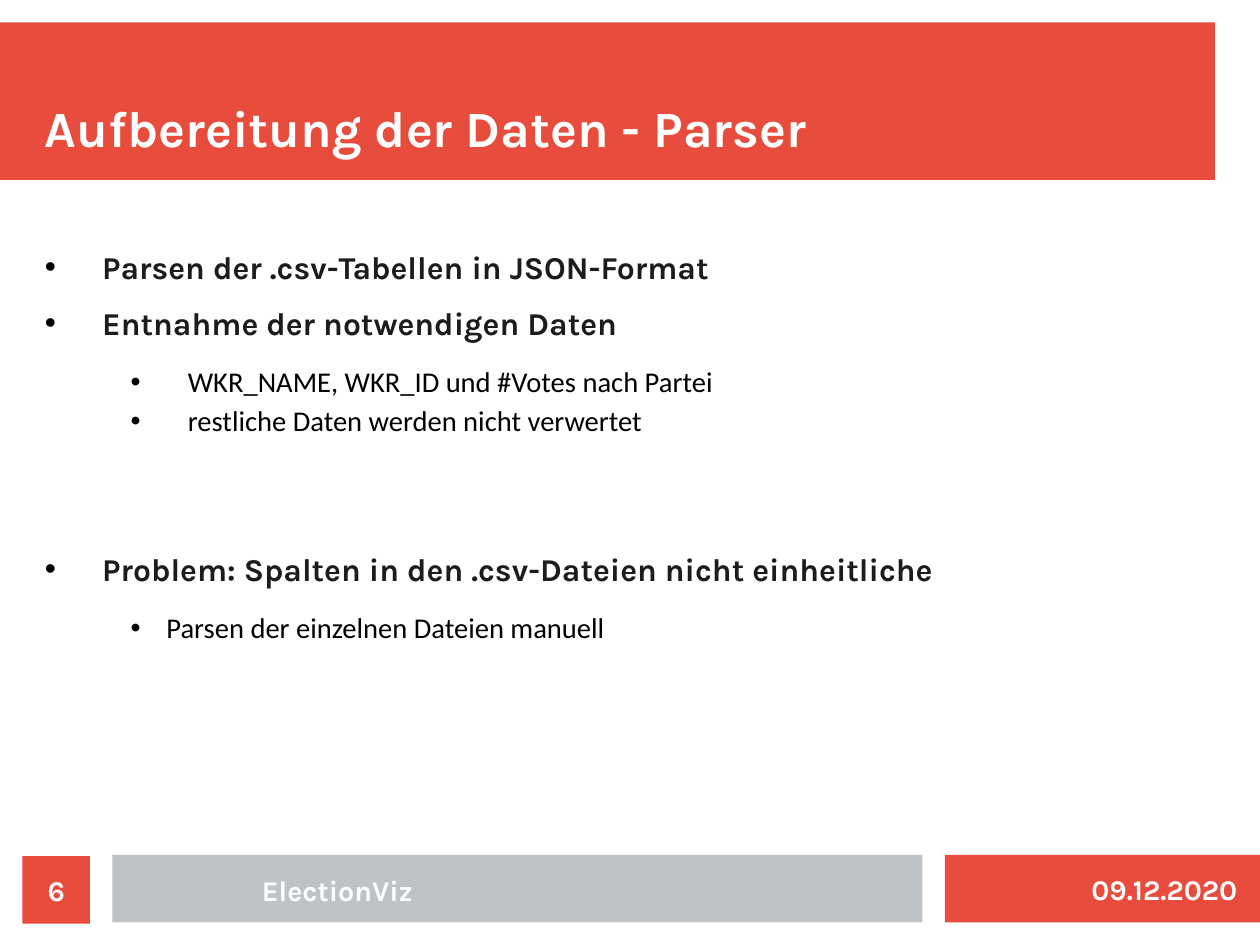
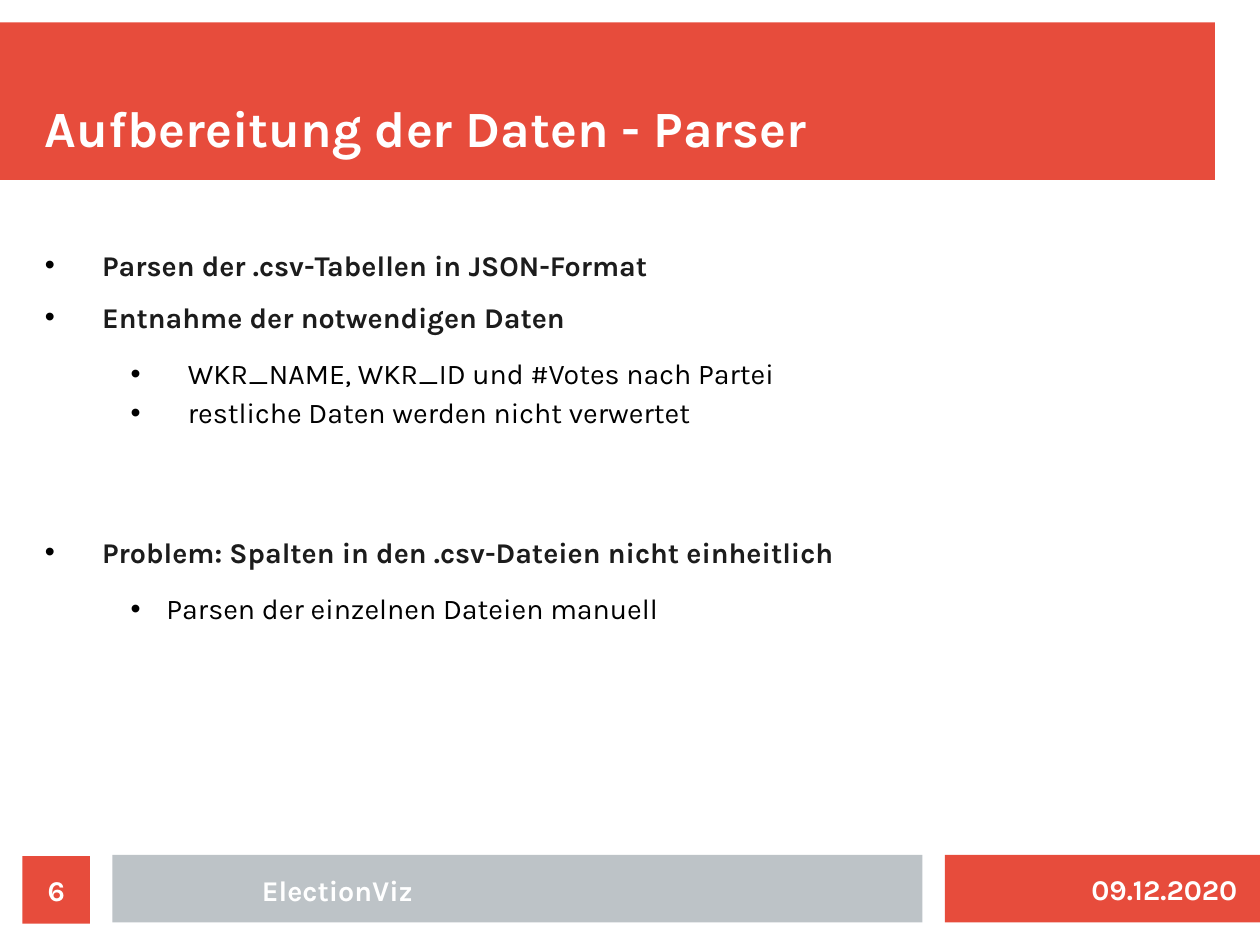
Before and after one commit to fziegner/election-visualization, a slide deck: slide 6 of slides_wcm_abschlusspraesentation.odp. Drawn at 1260x945 pixels with LibreOffice and Linux fonts; fonts in the diff are those of the drawing. Boxes give left, top, right and bottom in pixels: in the first picture for what was removed or moved away, otherwise in the second. Text is boxed around its words. In the diff, an @@ line names an element or a change of style, - is before the commit and + after.

```diff
--- a/slides_wcm_abschlusspraesentation.odp
+++ b/slides_wcm_abschlusspraesentation.odp
@@ text at [102, 255, 774, 620]: size 20 to 18 pt in "Parsen der .csv-Tabellen in JSON-Format", "Entnahme der notwendigen Daten"; font Calibri to Karla in "WKR_NAME, WKR_ID und #Votes nach Partei", "restliche Daten werden nicht verwertet", "Parsen der einzelnen Dateien manuell" @@
@@ text at [102, 542, 833, 570]: text changed; size 20 to 18 pt @@
-• Problem: Spalten in den .csv-Dateien nicht einheitliche
+• Problem: Spalten in den .csv-Dateien nicht einheitlich
```
Also in this commit, not shown: 7 other slides changed.
